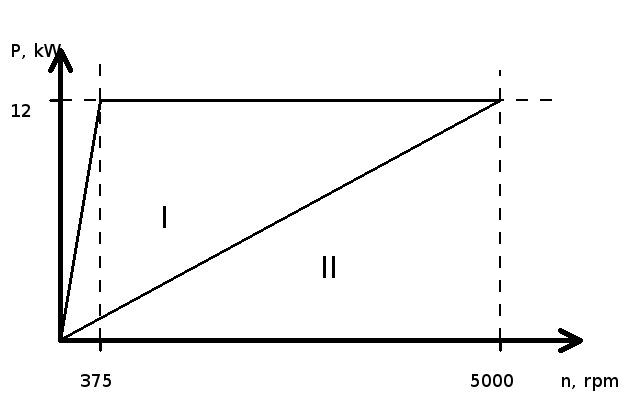
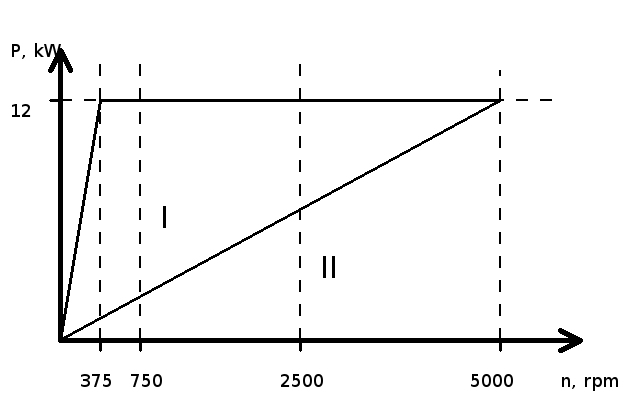
Layers edited between the first and the second 640 × 400 image:
added layer "750" above "2500" over <box>131,374,162,387</box>
added layer "2500" above "Background" over <box>281,374,323,387</box>
painted on "Background" over <box>139,64,302,352</box>
